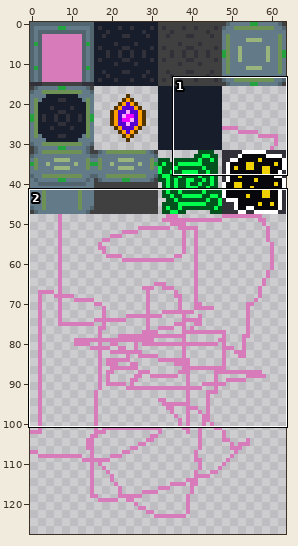
File history of a sprite sheet, tiles.png. Above, an overview of the earlier version with the close-up marked.
Close-up. Before the commit:
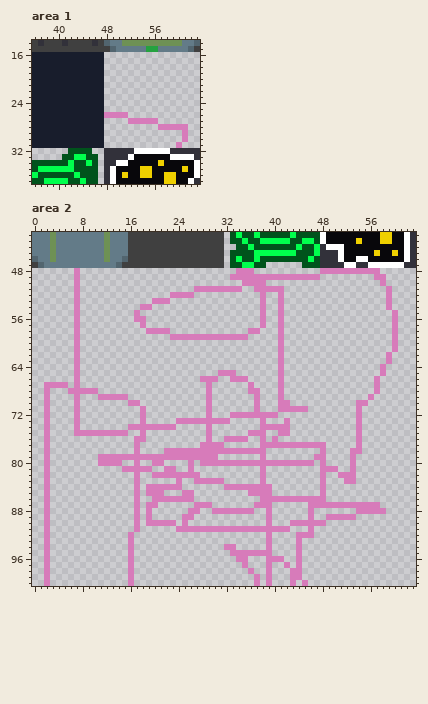
The file is 64x192 pixels. Shown: area 1: x 36..63, y 14..37; area 2: x 0..63, y 42..100. The wide view leaves out empty margins.
The result:
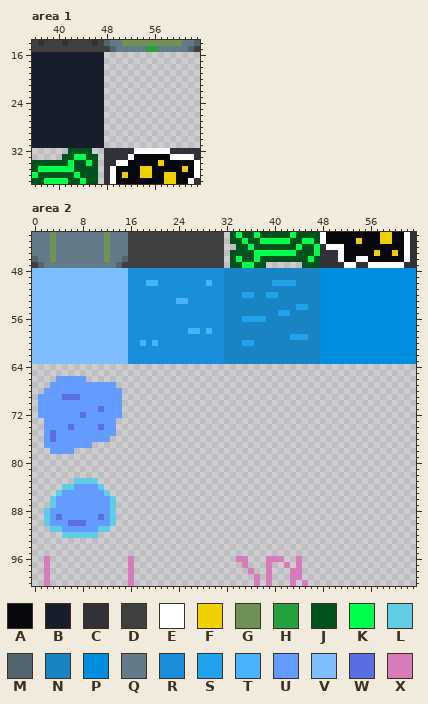
Palette (. is transparent): A #08070b  B #181d2c  C #32313a  D #404040  E #ffffff  F #efd000  G #6e9155  H #25a240  J #00531c  K #00ff4d  L #5fcde4  M #52656f  N #1884c3  P #008ee0  Q #637b88  R #1a8edb  S #21a2ed  T #47b3ff  U #639bff  V #7dbeff  W #5b6ee1  X #d77bba
Change:
--- area 1
@@ x 46..63 @@
 25 BB................
-26 BBXXXX............
-27 BB....XXXXX.......
-28 BB.........XXXXX..
-29 BB.............X..
-30 BB.............X..
-31 BB............X...
+26 BB................
+27 BB................
+28 BB................
+29 BB................
+30 BB................
+31 BB................
 32 ..CCCCCEEEEEECCCCC
--- area 2
@@ x 0..63 @@
  47 DMQQQQQQQQQQQQMDDDDDDDDDDDDDDDDD.JJKKJJ......JJJCCCCEECCEEEEEECC
- 48 .......X..........................XXX...........XXXXXXXXXX......
- 49 .......X.........................XXXXXXXXXXXXXXX.........XX.....
- 50 .......X...........................XXXX...................X.....
- 51 .......X...................XXXXXXXX..XXXXX.................X....
- 52 .......X...............XXXX...........X..X.................X....
- 53 .......X............XXX...............X..X.................X....
- 54 .......X..........XX..................X..X.................X....
- 55 .......X.........X....................X..X..................X...
- 56 .......X.........XX...................X..X..................X...
- 57 .......X..........X...................X..X..................X...
- 58 .......X...........XXXX.............XX...X..................X...
- 59 .......X...............XXXXXXXXXXXXX.....X..................X...
- 60 .......X.................................X..................X...
- 61 .......X.................................X..................X...
- 62 .......X.................................X.................X....
- 63 .......X.................................X.................X....
- 64 .......X.................................X................X.....
- 65 .......X.......................XXX.......X................X.....
- 66 .......X....................XXX..XXX.....X...............X......
- 67 ..XXXX.X.....................X......X....X...............X......
- 68 ..X...XXXXX..................X......XX...X...............X......
- 69 ..X....X...XXXXX.............X.......X...X..............X.......
- 70 ..X....X........XX...........X.......X...XX...........XX........
- 71 ..X....X..........X..........X.......X...XXXXX........X.........
- 72 ..X....X..........X..........X...XXXXXXXX.............X.........
- 73 ..X....X..........X.....XXXXXXXXX.....X...X...........X.........
- 74 ..X....X........XXXXXXXX.....X........XXXXX...........X.........
- 75 ..X....XXXXXXXXX..X..........X......XXX..XX...........X.........
- 76 ..X..............XX..........X..XXXX..X.X.............X.........
- 77 ..X..............X..........XXXX......XXXXXXXXXXX.....X.........
- 78 ..X..............X....XXXXXXXXXXXXXXXXX.........X....XX.........
- 79 ..X........XXXXXXXXXXXXXXXXXXXX.......X........XX....X..........
- 80 ..X........XXXX..X..XX....X.XXXXXXXXXXXXXXXXXXX.X....X..........
- 81 ..X............XXXXX..XX..X...........X.........XXX..X..........
- 82 ..X..............X..XXXXXXXX..........X.........X..XXX..........
- 83 ..X..............X......X..XXXXX......X.........X...XX..........
- 84 ..X..............X.XXXXXX.......XXXXXXXX........X...............
- 85 ..X..............X.XXX...XX.........XXXX........X...............
- 86 ..X..............X..XXXXXXX...........XXXXXXXXXXX...............
- 87 ..X..............X.XX......XXX.......XXX......XXXXXXXXXXXX......
- 88 ..X..............X.X......XX..XXXXXXX..X......X.......XXXXX.....
- 89 ..X..............X.X.....XX............X......X..XXXXX..........
- 90 ..X..............X.XXXXX.X.............X...XXXXXX...............
- 91 ..X..............X......XXXXXXXXXXXXXXXXXXX...X.................
- 92 ..X.............X......................X....XXX.................
- 93 ..X.............X......................X....X...................
- 94 ..X.............X...............XX.....X....X...................
- 95 ..X.............X................XXXXXXX....X...................
+ 48 VVVVVVVVVVVVVVVVRRRRRRRRRRRRRRRRNNNNNNNNNNNNNNNNPPPPPPPPPPPPPPPP
+ 49 VVVVVVVVVVVVVVVVRRRRRRRRRRRRRRRRNNNNNNNNNNNNNNNNPPPPPPPPPPPPPPPP
+ 50 VVVVVVVVVVVVVVVVRRRTTRRRRRRRRTRRNNNNNNNNSSSSNNNNPPPPPPPPPPPPPPPP
+ 51 VVVVVVVVVVVVVVVVRRRRRRRRRRRRRRRRNNNNNNNNNNNNNNNNPPPPPPPPPPPPPPPP
+ 52 VVVVVVVVVVVVVVVVRRRRRRRRRRRRRRRRNNNSSNNSSNNNNNNNPPPPPPPPPPPPPPPP
+ 53 VVVVVVVVVVVVVVVVRRRRRRRRTTRRRRRRNNNNNNNNNNNNNNNNPPPPPPPPPPPPPPPP
+ 54 VVVVVVVVVVVVVVVVRRRRRRRRRRRRRRRRNNNNNNNNNNNNSSNNPPPPPPPPPPPPPPPP
+ 55 VVVVVVVVVVVVVVVVRRRRRRRRRRRRRRRRNNNNNNNNNSSNNNNNPPPPPPPPPPPPPPPP
+ 56 VVVVVVVVVVVVVVVVRRRRRRRRRRRRRRRRNNNSSSSNNNNNNNNNPPPPPPPPPPPPPPPP
+ 57 VVVVVVVVVVVVVVVVRRRRRRRRRRRRRRRRNNNNNNNNNNNNNNNNPPPPPPPPPPPPPPPP
+ 58 VVVVVVVVVVVVVVVVRRRRRRRRRRTTRTRRNNNNNNNNNNNNNNNNPPPPPPPPPPPPPPPP
+ 59 VVVVVVVVVVVVVVVVRRRRRRRRRRRRRRRRNNNNNNNNNNNSSSNNPPPPPPPPPPPPPPPP
+ 60 VVVVVVVVVVVVVVVVRRTRTRRRRRRRRRRRNNNSSNNNNNNNNNNNPPPPPPPPPPPPPPPP
+ 61 VVVVVVVVVVVVVVVVRRRRRRRRRRRRRRRRNNNNNNNNNNNNNNNNPPPPPPPPPPPPPPPP
+ 62 VVVVVVVVVVVVVVVVRRRRRRRRRRRRRRRRNNNNNNNNNNNNNNNNPPPPPPPPPPPPPPPP
+ 63 VVVVVVVVVVVVVVVVRRRRRRRRRRRRRRRRNNNNNNNNNNNNNNNNPPPPPPPPPPPPPPPP
+ 64 ................................................................
+ 65 ................................................................
+ 66 ....UUUUU.......................................................
+ 67 ...UUUUUUUUUUU..................................................
+ 68 ..UUUUUUUUUUUUU.................................................
+ 69 .UUUUWWWUUUUUUU.................................................
+ 70 .UUUUUUUUUUUUUU.................................................
+ 71 .UUUUUUUUUUWUUU.................................................
+ 72 .UUUUUUUWUUUUUU.................................................
+ 73 ..UUUUUUUUUUUU..................................................
+ 74 ..UUUUWUUUUWUU..................................................
+ 75 ..UWUUUUUUUUUU..................................................
+ 76 ..UWUUUUUUUUU...................................................
+ 77 ..UUUUUUUU......................................................
+ 78 ...UUUU.........................................................
+ 79 ................................................................
+ 80 ................................................................
+ 81 ................................................................
+ 82 ................................................................
+ 83 .......LLLL.....................................................
+ 84 .....LLUUUUL....................................................
+ 85 ....LUUUUUUUL...................................................
+ 86 ...LUUUUUUUUUL..................................................
+ 87 ...LUUUUUUUUUL..................................................
+ 88 ..LUUUUUUUUUUL..................................................
+ 89 ..LUWUUUUUUWUL..................................................
+ 90 ..LUUUWWWUUUUL..................................................
+ 91 ...LLUUUUUULL...................................................
+ 92 .....LLLLLL.....................................................
+ 93 ................................................................
+ 94 ................................................................
+ 95 ................................................................
  96 ..X.............X.................XX...XXX..X...................
Changed places in both close-ups, as pixel boxes (x1, y1, x2, y2):
erased: (104, 112, 188, 148)
changed: (32, 268, 416, 556)
